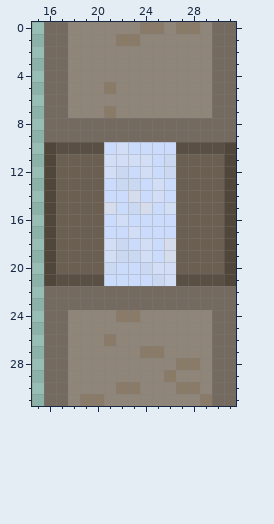
One commit to this pixel-art sprite: Assets/TileAssets/ZidProzor.png. Above is the file before it was changed.
The file is 32x32 pixels. Colours within 5 levels of each other are drawn and written as one. Shown: x 15..31, y 0..31.
After:
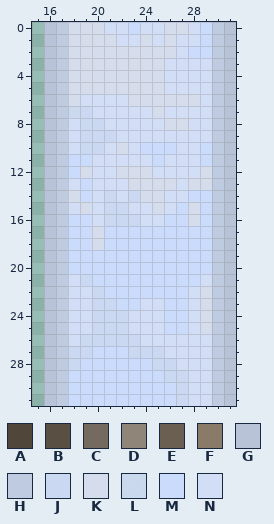
Palette (. is transparent): A #51463a  B #594f42  C #746a5f  D #8f8579  E #6b5f51  F #8a7b69  G #b8c3d7  H #bfcbe0  J #cbd8f2  K #d5dded  L #d1ddf4e2  M #cbdbfc  N #d2def6
Difference:
Changed rows in their new state; - is an unchanged pixel.
first column x 16:
 0 GHKKKNNMNNKKNMHG
 1 GHKKKKNNKNKNNMHG
 2 GHKKKKKKKKKNMMHG
 3 GHKKKKKKKKNNNNHG
 4 GHKKKKKKKKNNNNHG
 5 GHKKKKKKKKNNNNHG
 6 GHKNNNNKKKKKKNHG
 7 GHLJNNNNNKNNNNHG
 8 GHNJJNNNNNKKNNHG
 9 GHNJJJNNNNNNNNHG
10 GHNJJNKN---NNMHG
11 GHMMN-----NNNMHG
12 GHMKN-KKKNNNNKHG
13 GHNMNNNKKKKNKKHG
14 GHKMNJNJKKNNMMHG
15 GHNKNJJNNK-MKMHG
16 GHMMNJJJNN-MKMHG
17 GHMMK--M---MMMHG
18 GHMMKMM-M-MMMMHG
19 GHMMMMMMM-MMMMHG
20 GHMMMM--MMMMMMHG
21 GHNJM----MMMMNHG
22 GHNNJMMMMMMMNKHG
23 GHNNJJMMNNMMNKHG
24 GHNNJJJNNNMMNKHG
25 GHNNJJJNNNMMNKHG
26 GHNJJJJJNNNNNNHG
27 GHJJMMMJJJNNNNHG
28 GHJMMMMMMJJNNNHG
29 GHMMMMMMMMJJNNHG
30 GHMMMMMMMMMJNNHG
31 GHMMMMMMMMMJNNHG
